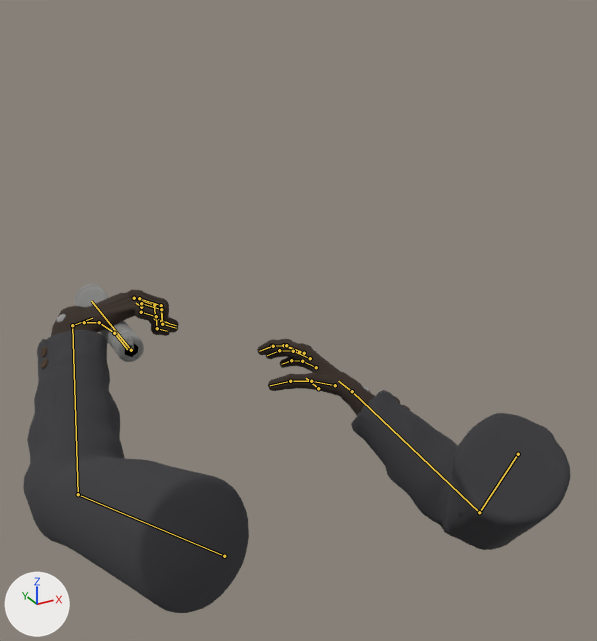
Before and after pictures for a commit that changed the glTF model public/assets/low/arms.glb.
Before and after are seen from a 50 mm lens placed at (-0.441, -0.687, 0.279), pointed at (0.057, 0.219, -0.174). Arrows for +X, +Y and +Z are at lower left; the lights stay in place. The first picture is the older version. The bones that change, and the others that lie on the model, are drawn over the model as lines.

The first picture shows 'arms_coat_buttons', 'arms_flashlight', 'arms_glove_snaps', 'arms_gloves', 'arms_sleeves'.
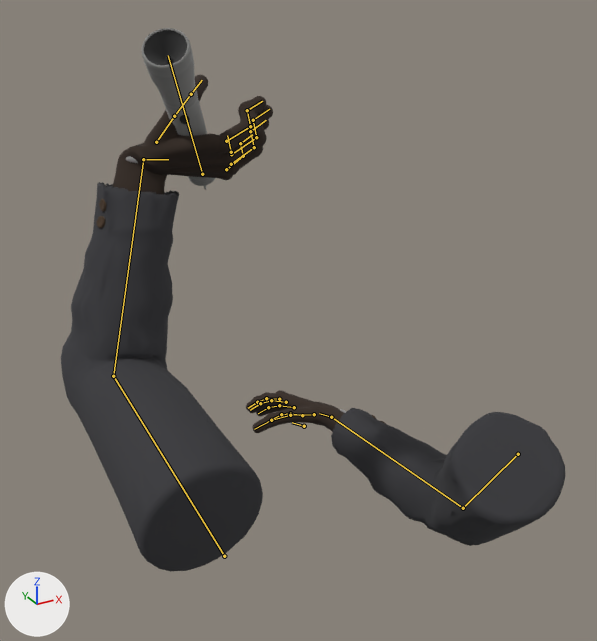
The newer file adds an action. The first version stands in its rest pose; the second is drawn at frame 27 of the action 'arms_stumble_catch'.

Pixel boxes [x1, y1, x2, y2] of what changed, in the pictures (597 x 641 px):
'arms_sleeves', posed (8% narrower, 38% taller): before [23, 330, 570, 613]; after [61, 182, 565, 572]
'arms_gloves', posed (29% narrower, 183% taller): before [51, 289, 375, 415]; after [113, 75, 344, 433]
'arms_flashlight', posed (7% wider, 106% taller): before [75, 284, 144, 362]; after [141, 28, 215, 190]
'arms_flashlight_lens', posed (not visible before): after [144, 30, 187, 65]
'arms_coat_buttons', posed (22% narrower, 253% taller): before [41, 347, 410, 410]; after [97, 199, 386, 424]
'arms_glove_snaps', posed (30% narrower, 227% taller): before [57, 314, 370, 392]; after [126, 156, 346, 413]
'arms_flashlight_switch', posed (not visible before): after [179, 115, 190, 124]
bone 'upperarm_l', root to tip: before (224, 556) to (78, 494); after (224, 556) to (113, 376)
bone 'forearm_l', root to tip: before (78, 494) to (72, 325); after (113, 376) to (143, 159)
bone 'hand_l', root to tip: before (72, 325) to (92, 318); after (143, 159) to (168, 159)
bone 'upperarm_r', root to tip: before (518, 454) to (479, 512); after (518, 454) to (463, 508)
bone 'forearm_r', root to tip: before (479, 512) to (352, 391); after (463, 508) to (331, 417)
bone 'hand_r', root to tip: before (352, 391) to (338, 381); after (331, 417) to (319, 413)
bone 'index_01_r', root to tip: before (299, 352) to (283, 345); after (279, 399) to (266, 398)
bone 'index_03_r', root to tip: before (271, 346) to (259, 351); after (257, 402) to (248, 408)
bone 'middle_01_r', root to tip: before (304, 353) to (286, 345); after (286, 402) to (271, 400)
bone 'middle_03_r', root to tip: before (273, 346) to (259, 351); after (260, 403) to (250, 410)
bone 'pinky_01_r', root to tip: before (316, 367) to (302, 361); after (302, 415) to (290, 413)
bone 'pinky_03_r', root to tip: before (291, 360) to (281, 364); after (281, 414) to (272, 419)
bone 'ring_01_r', root to tip: before (310, 358) to (293, 351); after (294, 407) to (279, 405)
bone 'ring_03_r', root to tip: before (279, 350) to (267, 355); after (268, 407) to (258, 413)

The change, as a diff of the scene's bpy script:
```diff
--- a/public/assets/low/arms.glb.py
+++ b/public/assets/low/arms.glb.py
@@ bone_upperarm_l @@
 bone_upperarm_l = bpy.data.objects['arms_rig'].pose.bones['upperarm_l']  # child of 'root'
-bone_upperarm_l.rotation_quaternion = (1.0, 0.0, 0.0, 0.0)  # degrees (0, 0, 0)
+bone_upperarm_l.rotation_quaternion = (0.967, 0.235, -0.021, -0.087)  # degrees (27, 0, -10)
@@ bone_forearm_l @@
 bone_forearm_l = bpy.data.objects['arms_rig'].pose.bones['forearm_l']  # child of 'upperarm_l'
-bone_forearm_l.rotation_quaternion = (1.0, 0.0, 0.0, 0.0)  # degrees (0, 0, 0)
+bone_forearm_l.rotation_quaternion = (0.981, 0.192, 0.001, -0.003)  # degrees (22, 0, 0)
@@ bone_hand_l @@
 bone_hand_l = bpy.data.objects['arms_rig'].pose.bones['hand_l']  # child of 'forearm_l'
-bone_hand_l.rotation_quaternion = (1.0, 0.0, 0.0, 0.0)  # degrees (0, 0, 0)
+bone_hand_l.rotation_quaternion = (0.707, -0.061, 0.702, 0.056)  # degrees (-53, 89, -44)
@@ bone_upperarm_r @@
 bone_upperarm_r = bpy.data.objects['arms_rig'].pose.bones['upperarm_r']  # child of 'root'
-bone_upperarm_r.rotation_quaternion = (1.0, 0.0, 0.0, 0.0)  # degrees (0, 0, 0)
+bone_upperarm_r.rotation_quaternion = (0.998, 0.019, -0.015, 0.035)  # degrees (2, -2, 4)
@@ bone_forearm_r @@
 bone_forearm_r = bpy.data.objects['arms_rig'].pose.bones['forearm_r']  # child of 'upperarm_r'
-bone_forearm_r.rotation_quaternion = (1.0, 0.0, 0.0, 0.0)  # degrees (0, 0, 0)
+bone_forearm_r.rotation_quaternion = (0.971, -0.18, 0.0, -0.107)  # degrees (-21, -2, -12)
@@ bone_hand_r @@
 bone_hand_r = bpy.data.objects['arms_rig'].pose.bones['hand_r']  # child of 'forearm_r'
-bone_hand_r.rotation_quaternion = (1.0, 0.0, 0.0, 0.0)  # degrees (0, 0, 0)
+bone_hand_r.rotation_quaternion = (-0.997, -0.067, 0.0, -0.003)  # degrees (8, 0, 0)
@@ bone_index_01_r @@
 bone_index_01_r = bpy.data.objects['arms_rig'].pose.bones['index_01_r']  # child of 'hand_r'
-bone_index_01_r.rotation_quaternion = (1.0, 0.0, 0.0, 0.0)  # degrees (0, 0, 0)
+bone_index_01_r.rotation_quaternion = (0.999, -0.039, 0.002, 0.001)  # degrees (-5, 0, 0)
@@ bone_index_03_r @@
 bone_index_03_r = bpy.data.objects['arms_rig'].pose.bones['index_03_r']  # child of 'index_02_r'
-bone_index_03_r.rotation_quaternion = (1.0, 0.0, 0.0, 0.0)  # degrees (0, 0, 0)
+bone_index_03_r.rotation_quaternion = (0.999, -0.038, 0.0, 0.0)  # degrees (-4, 0, 0)
@@ bone_middle_01_r @@
 bone_middle_01_r = bpy.data.objects['arms_rig'].pose.bones['middle_01_r']  # child of 'hand_r'
-bone_middle_01_r.rotation_quaternion = (1.0, 0.0, 0.0, 0.0)  # degrees (0, 0, 0)
+bone_middle_01_r.rotation_quaternion = (0.999, -0.04, 0.0, 0.0)  # degrees (-5, 0, 0)
@@ bone_middle_03_r @@
 bone_middle_03_r = bpy.data.objects['arms_rig'].pose.bones['middle_03_r']  # child of 'middle_02_r'
-bone_middle_03_r.rotation_quaternion = (1.0, 0.0, 0.0, 0.0)  # degrees (0, 0, 0)
+bone_middle_03_r.rotation_quaternion = (0.999, -0.038, 0.0, 0.0)  # degrees (-4, 0, 0)
@@ bone_pinky_01_r @@
 bone_pinky_01_r = bpy.data.objects['arms_rig'].pose.bones['pinky_01_r']  # child of 'hand_r'
-bone_pinky_01_r.rotation_quaternion = (1.0, 0.0, 0.0, 0.0)  # degrees (0, 0, 0)
+bone_pinky_01_r.rotation_quaternion = (0.999, -0.039, 0.003, 0.001)  # degrees (-5, 0, 0)
@@ bone_pinky_03_r @@
 bone_pinky_03_r = bpy.data.objects['arms_rig'].pose.bones['pinky_03_r']  # child of 'pinky_02_r'
-bone_pinky_03_r.rotation_quaternion = (1.0, 0.0, 0.0, 0.0)  # degrees (0, 0, 0)
+bone_pinky_03_r.rotation_quaternion = (0.999, -0.038, 0.0, 0.0)  # degrees (-4, 0, 0)
@@ bone_ring_01_r @@
 bone_ring_01_r = bpy.data.objects['arms_rig'].pose.bones['ring_01_r']  # child of 'hand_r'
-bone_ring_01_r.rotation_quaternion = (1.0, 0.0, 0.0, 0.0)  # degrees (0, 0, 0)
+bone_ring_01_r.rotation_quaternion = (0.999, -0.039, -0.002, -0.001)  # degrees (-5, 0, 0)
@@ bone_ring_03_r @@
 bone_ring_03_r = bpy.data.objects['arms_rig'].pose.bones['ring_03_r']  # child of 'ring_02_r'
-bone_ring_03_r.rotation_quaternion = (1.0, 0.0, 0.0, 0.0)  # degrees (0, 0, 0)
+bone_ring_03_r.rotation_quaternion = (0.999, -0.038, 0.0, 0.0)  # degrees (-4, 0, 0)
```
